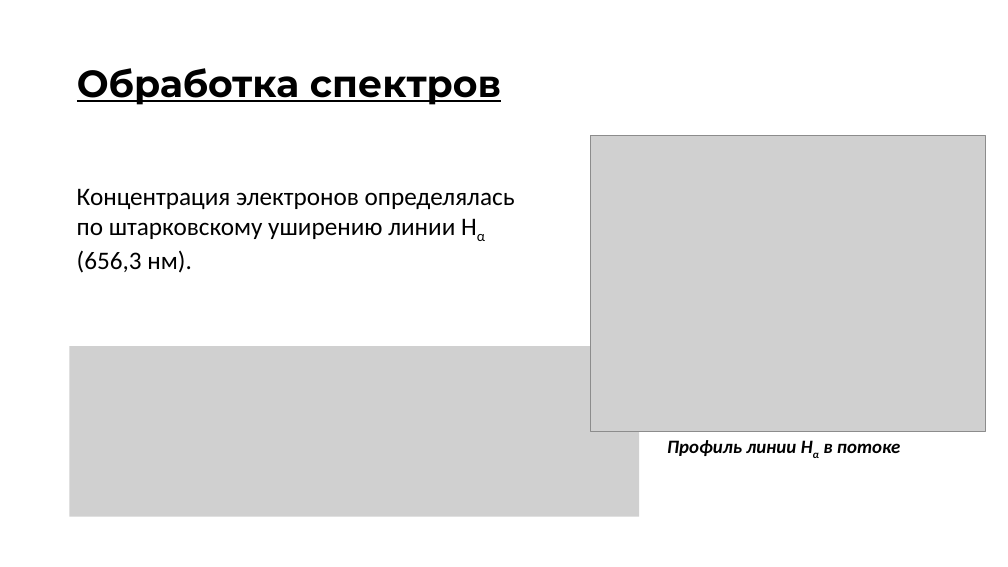
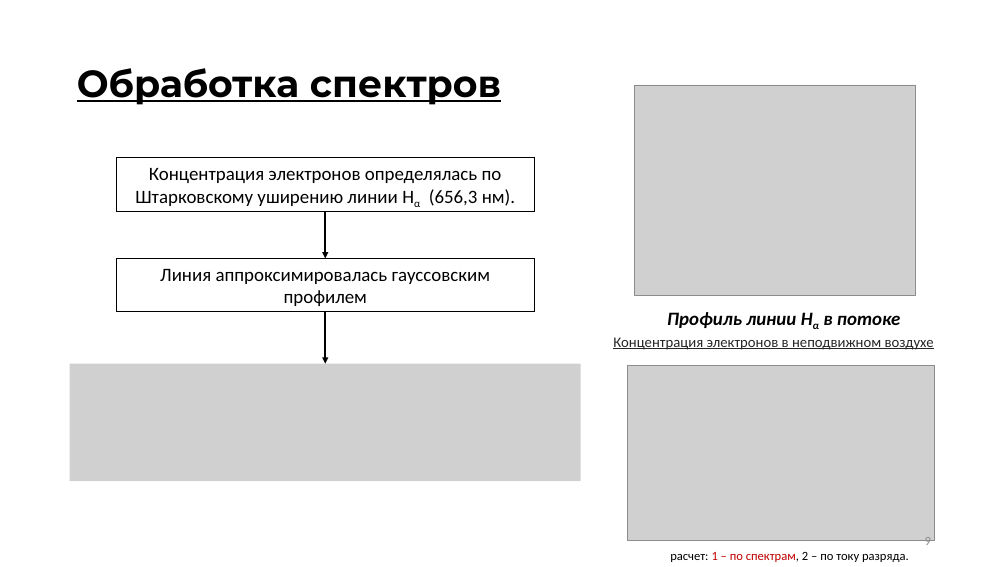
Before and after one commit to ulanich/msu, a slide deck: slide 9 of конференция/звенигород 21/звенигород21.pptx. Drawn at 1008x567 pixels with LibreOffice and Linux fonts; fonts in the diff are those of the drawing; grey boxes stand for pictures. Boxes give left, top, right and bottom in pixels: in the first picture for what was removed or moved away, otherwise in the second. Text is boxed around its words. In the diff, an @@ line names an element or a change of style, - is before the commit and + after.

```diff
--- a/конференция/звенигород 21/звенигород21.pptx
+++ b/конференция/звенигород 21/звенигород21.pptx
@@ picture: place and size @@
-picture at [591,135,985,432]
+picture at [635,85,917,296]
@@ rectangle "Концентрация электронов определялась по Штарковскому ...": place and size @@
-rectangle "Концентрация электронов определялась по Штарковскому ..." at [77,188,515,273]
+rectangle "Концентрация электронов определялась по Штарковскому ..." at [116,158,535,212]
@@ rectangle "Концентрация электронов определялась по Штарковскому ..." at [116,158,535,212]: fill none to #FFFFFF; outline none to #000000 1 pt @@
@@ text in rectangle at [135,168,515,206]: text changed; size 24 to 18 pt @@
-Концентрация электронов определялась по штарковскому уширению линии Hα (656,3 нм).
+Концентрация электронов определялась по Штарковскому уширению линии Hα (656,3 нм).
@@ arrow added from (325, 212) to (325, 259), #000000 1.5 pt @@
@@ rectangle added at [116,259,535,312], fill #FFFFFF, outline #000000 1 pt, 18 pt, text #000000 @@
+Линия аппроксимировалась гауссовским профилем
@@ arrow added from (325, 312) to (325, 364), #000000 1.5 pt @@
@@ text "Профиль линии Hα в потоке": place and size @@
-text "Профиль линии Hα в потоке" at [667,440,901,456]
+text "Профиль линии Hα в потоке" at [667,312,901,328]
@@ text added at [613,337,934,350], 14 pt, text #262626, underline @@
+Концентрация электронов в неподвижном воздухе
@@ picture: place and size @@
-picture at [70,346,640,517]
+picture at [70,364,581,481]
@@ picture added at [628,366,935,541] @@
@@ page number added at [925,537,931,549], 12 pt, text #8C8C8C @@
+9
@@ text added at [670,552,909,562], 12 pt, text #000000 @@
+расчет: 1 – по спектрам, 2 – по току разряда.
```
Also in this commit, not shown: 9 other slides changed, 1 slide added, 1 slide removed.
